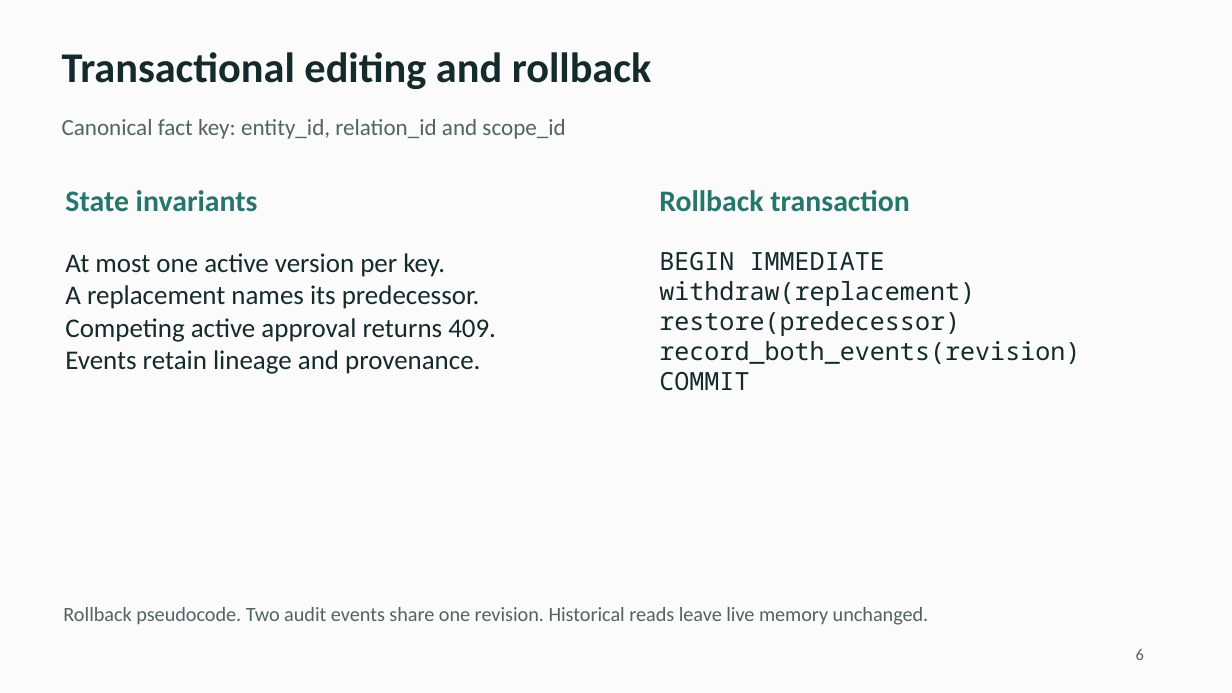
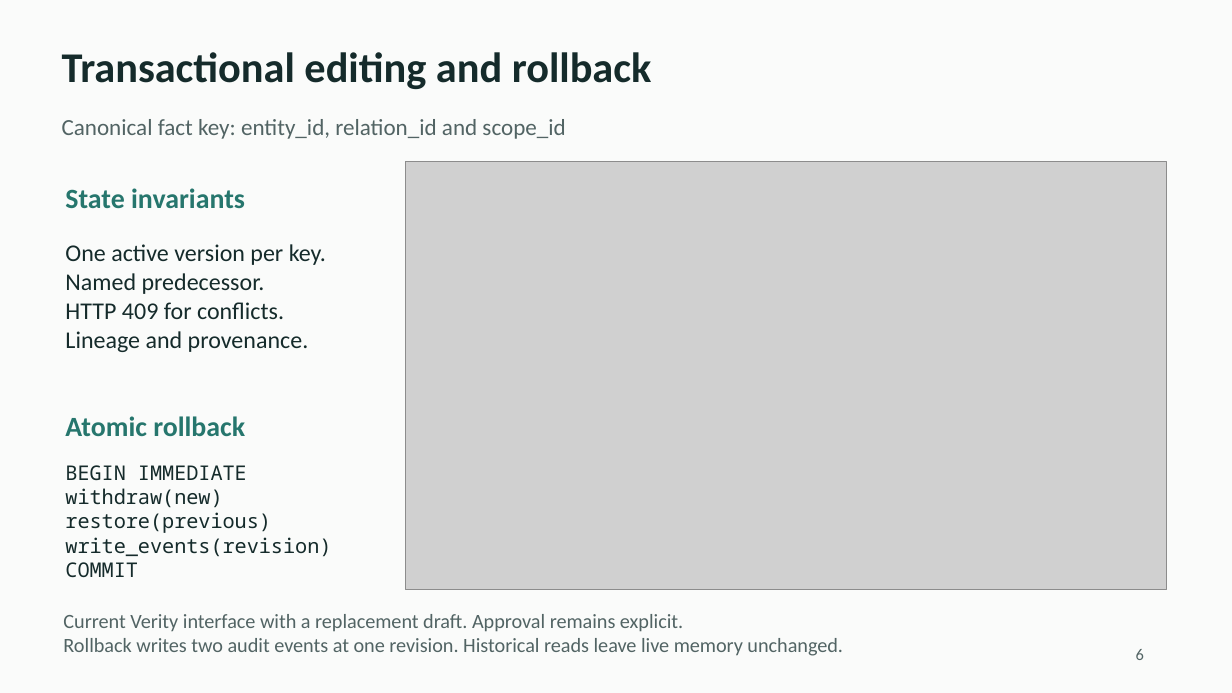
Before and after one commit to ShivamRaghav7/verity, a slide deck: slide 6 of output/presentation/Verity_Technical_Presentation.pptx. Drawn at 1232x693 pixels with LibreOffice and Linux fonts; fonts in the diff are those of the drawing; grey boxes stand for pictures. Boxes give left, top, right and bottom in pixels: in the first picture for what was removed or moved away, otherwise in the second. Text is boxed around its words. In the diff, an @@ line names an element or a change of style, - is before the commit and + after.

Commit message:
feat: brand Verity website and embed genuine application screenshots in slides

```diff
--- a/output/presentation/Verity_Technical_Presentation.pptx
+++ b/output/presentation/Verity_Technical_Presentation.pptx
@@ picture added at (x1=406, y1=162, x2=1167, y2=591) @@
@@ text "State invariants" at (x1=65, y1=188, x2=245, y2=208): size 23.2 to 21.8 pt @@
@@ text at (x1=65, y1=244, x2=326, y2=352): text changed; size 21 to 18.8 pt @@
-At most one active version per key.
-A replacement names its predecessor.
-Competing active approval returns 409.
-Events retain lineage and provenance.
+One active version per key.
+Named predecessor.
+HTTP 409 for conflicts.
+Lineage and provenance.
@@ text at (x1=65, y1=416, x2=245, y2=436): text changed; size 23.2 to 21.8 pt @@
-Rollback transaction
+Atomic rollback
@@ text at (x1=65, y1=465, x2=247, y2=577): size 19.5 to 15.8 pt in "BEGIN IMMEDIATE", "COMMIT" @@
@@ text "BEGIN IMMEDIATE" moved from (x1=659, y1=252, x2=1080, y2=391) to (x1=65, y1=465, x2=331, y2=577) @@
@@ text at (x1=65, y1=488, x2=331, y2=557): text changed; size 19.5 to 15.8 pt @@
-withdraw(replacement)
-restore(predecessor)
-record_both_events(revision)
+withdraw(new)
+restore(previous)
+write_events(revision)
@@ text at (x1=63, y1=614, x2=843, y2=656): text changed @@
-Rollback pseudocode. Two audit events share one revision. Historical reads leave live memory unchanged.
+Current Verity interface with a replacement draft. Approval remains explicit.
+Rollback writes two audit events at one revision. Historical reads leave live memory unchanged.
```
Also in this commit, not shown: 1 other slide changed, 13 other files.
